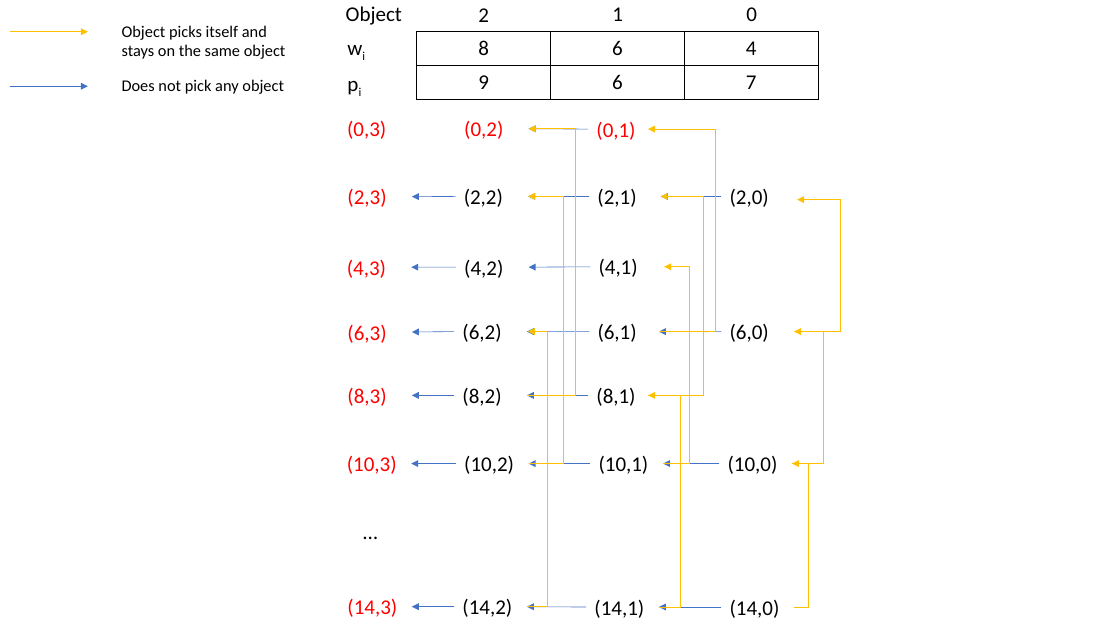
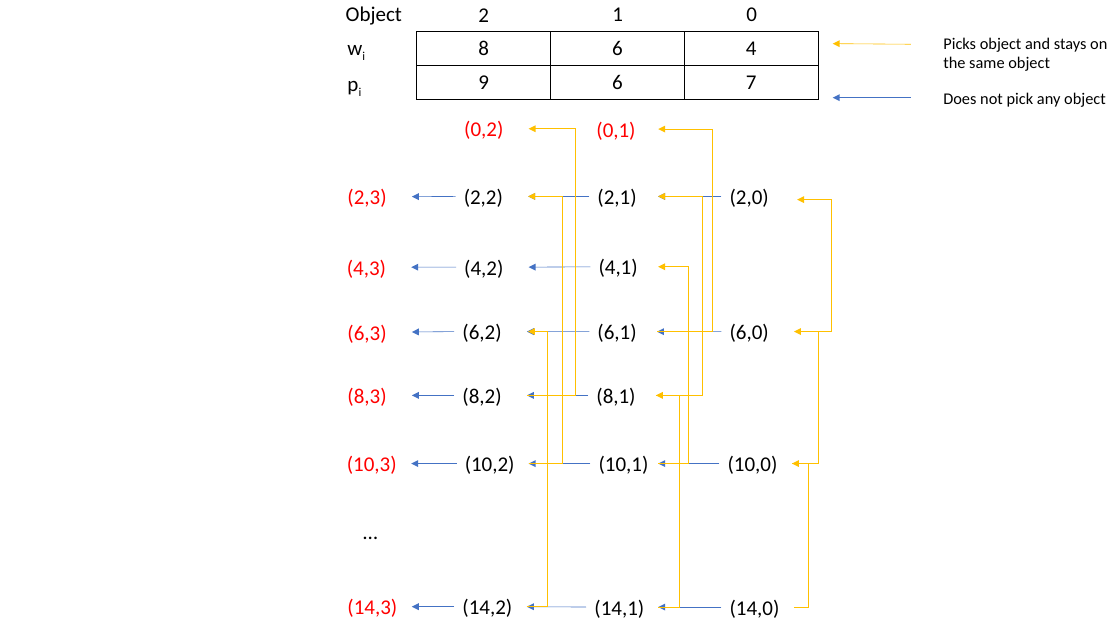
Before and after one commit to gtengwei/CZ2101, a slide deck: slide 3 of example_class_3/Subproblem graph.pptx. Drawn at 1120x630 pixels with LibreOffice and Linux fonts; fonts in the diff are those of the drawing. Boxes give left, top, right and bottom in pixels: in the first picture for what was removed or moved away, otherwise in the second. Text is boxed around its words. In the diff, an @@ line names an element or a change of style, - is before the commit and + after.

```diff
--- a/example_class_3/Subproblem graph.pptx
+++ b/example_class_3/Subproblem graph.pptx
@@ arrow moved from (9, 32) - (88, 32) to (912, 45) - (833, 44) @@
@@ text at (943,37,1107,71): text changed @@
-Object picks itself and stays on the same object
+Picks object and stays on the same object
@@ text "Does not pick any object": place and size @@
-text "Does not pick any object" at (122,79,284,94)
+text "Does not pick any object" at (943,92,1106,107)
@@ arrow moved from (9, 87) - (88, 87) to (912, 97) - (833, 97) @@
@@ text removed at (347,121,386,139) @@
-(0,3)
@@ arrow removed from (588, 129) to (528, 129) @@
@@ elbow arrow moved from (659, 332) - (649, 129) to (657, 332) - (659, 129) @@
@@ elbow arrow moved from (649, 396) - (661, 197) to (656, 396) - (658, 197) @@
@@ arrow moved from (722, 197) - (661, 197) to (722, 197) - (658, 197) @@
@@ elbow arrow (796, 332) - (797, 200): route changed @@
@@ elbow arrow moved from (663, 464) - (665, 267) to (659, 464) - (658, 267) @@
@@ elbow arrow (792, 464) - (794, 332): route changed @@
@@ elbow arrow moved from (659, 607) - (649, 396) to (659, 607) - (656, 396) @@
@@ arrow moved from (719, 464) - (663, 464) to (719, 464) - (659, 464) @@
```
Also in this commit, not shown: 2 other files.
